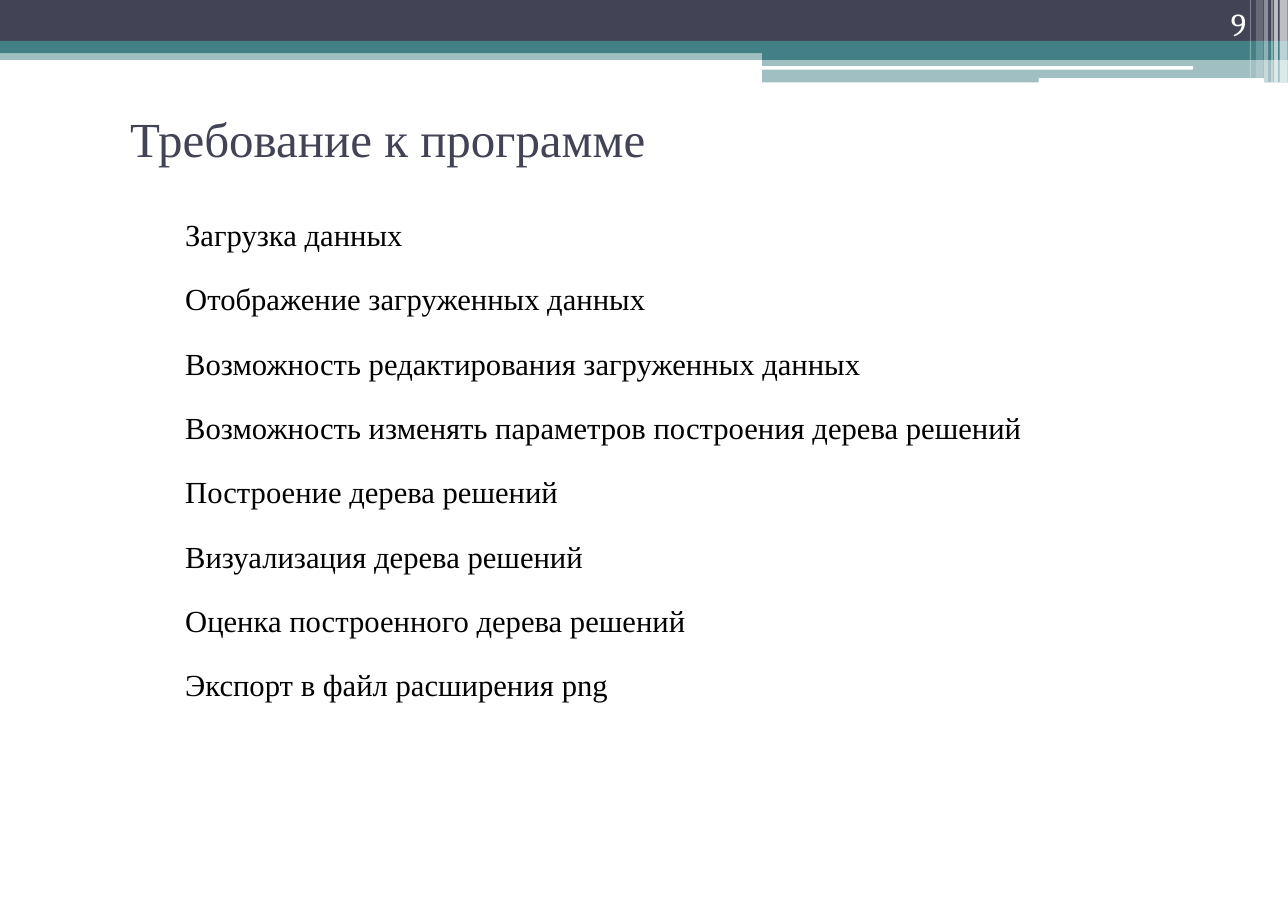
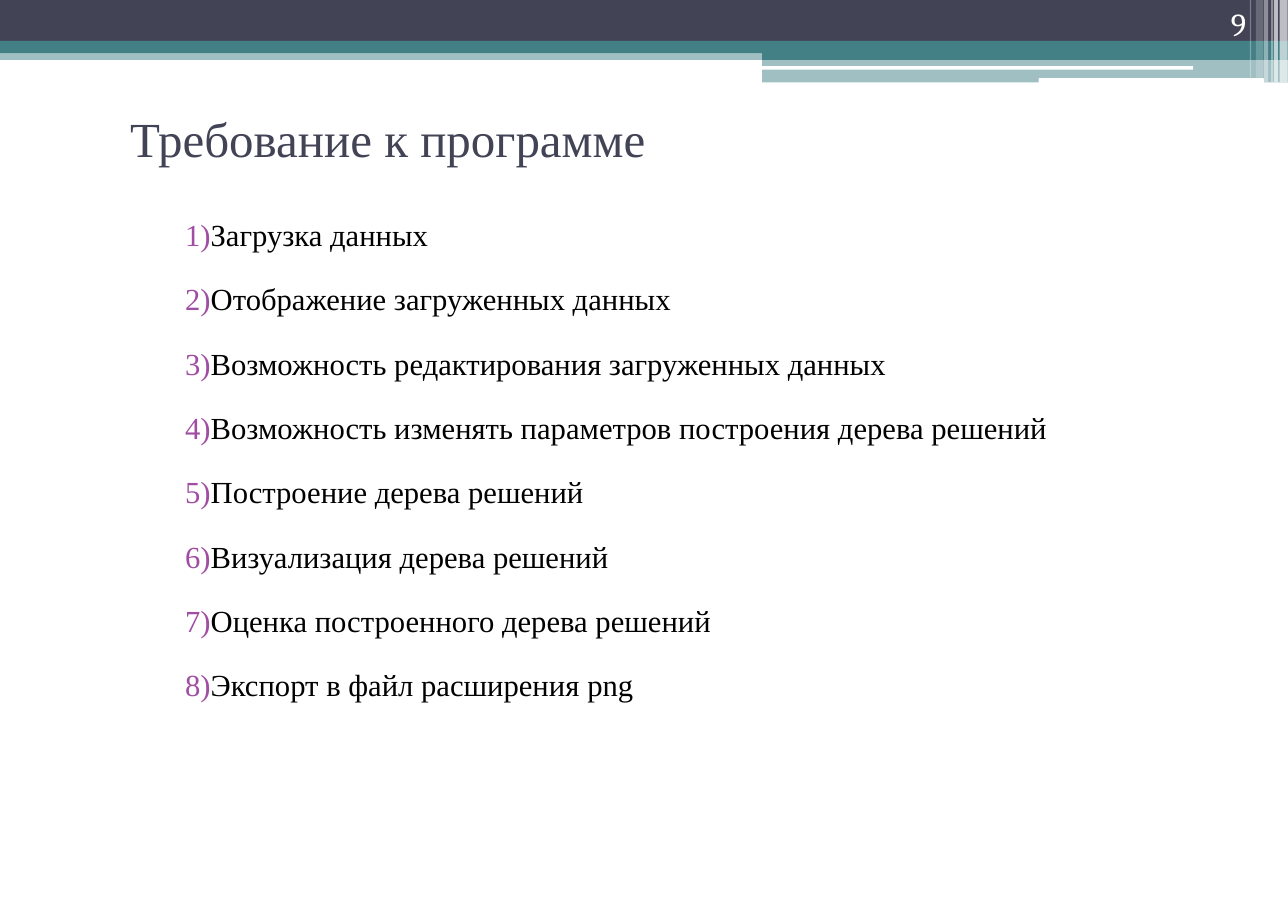
Before and after one commit to geper/DOC_decision_trees, a slide deck: slide 9 of Prezent.pptx. Drawn at 1288x911 pixels with LibreOffice and Linux fonts; fonts in the diff are those of the drawing. Boxes give left, top, right and bottom in pixels: in the first picture for what was removed or moved away, otherwise in the second. Text is boxed around its words. In the diff, an @@ line names an element or a change of style, - is before the commit and + after.

```diff
--- a/Prezent.pptx
+++ b/Prezent.pptx
@@ text "Загрузка данных" at [185, 225, 1046, 702]: bullet none to 1) @@
```
Also in this commit, not shown: 4 other slides changed.
